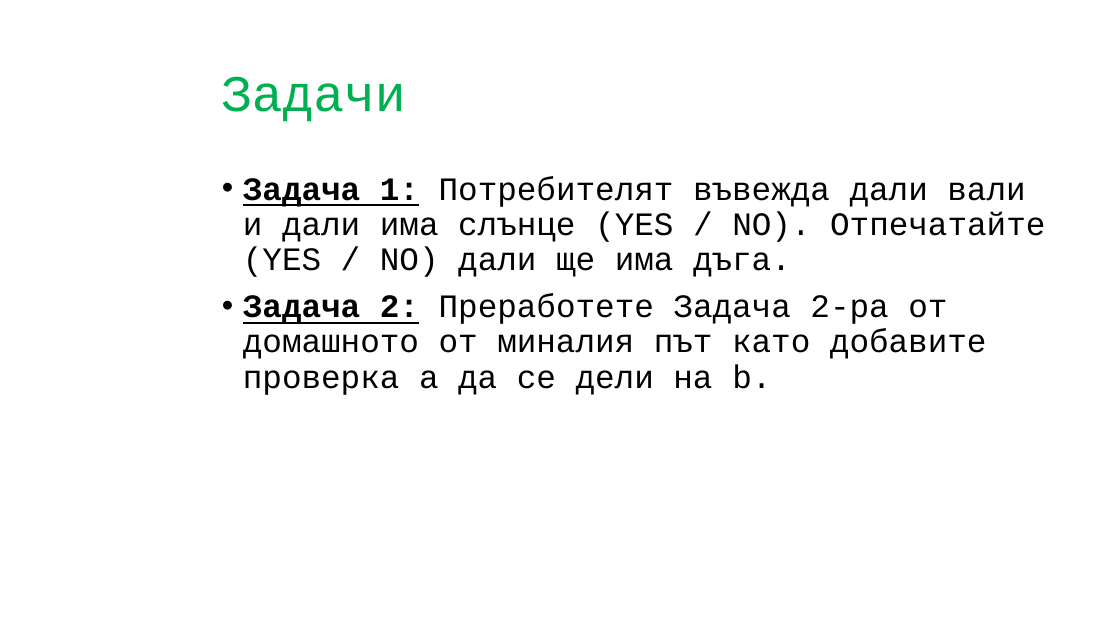
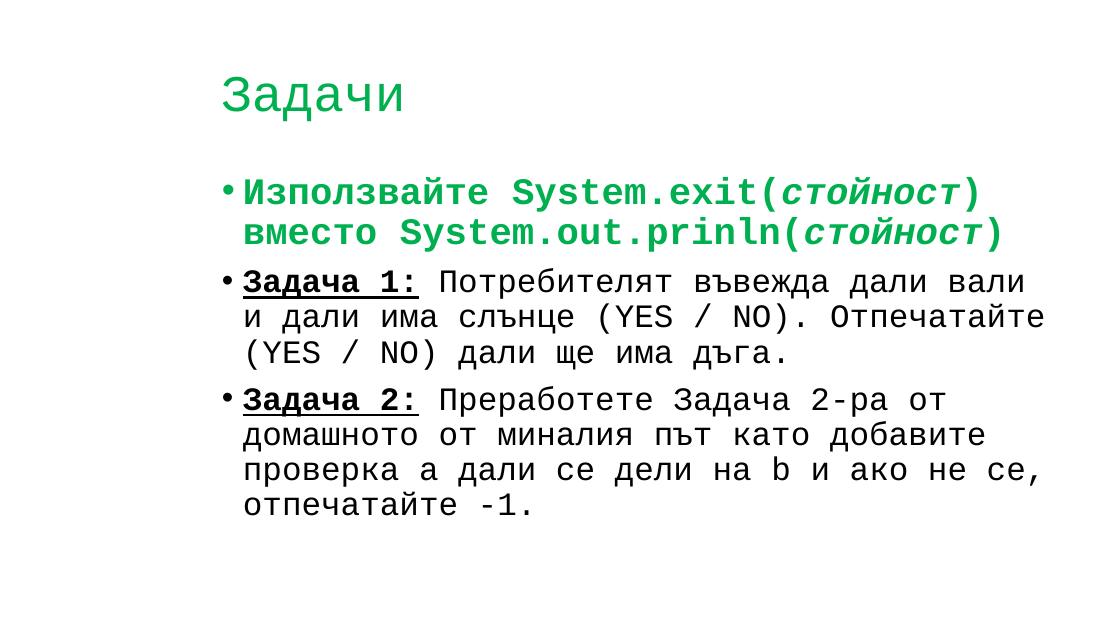
Before and after one commit to CoderDojoBulgaria/CoderDojo-2020-Autumn, a slide deck: slide 18 of Algo_Coding_Java/Presentations/Statements_and_Conditions.pptx (slide 16 before the commit). Drawn at 1120x630 pixels with LibreOffice and Linux fonts; fonts in the diff are those of the drawing; background and template pictures are left out. Boxes give left, top, right and bottom in pixels: in the first picture for what was removed or moved away, otherwise in the second. Text is boxed around its words. In the diff, an @@ line names an element or a change of style, - is before the commit and + after.

Commit message:
Add Presentation 2

```diff
--- a/Algo_Coding_Java/Presentations/Statements_and_Conditions.pptx
+++ b/Algo_Coding_Java/Presentations/Statements_and_Conditions.pptx
@@ text at box(243, 177, 1006, 252): paragraph added @@
+• Използвайте System.exit(стойност) вместо System.out.prinln(стойност)
@@ text at box(243, 386, 1046, 516): text changed @@
-• Задача 2: Преработете Задача 2-ра от домашното от миналия път като добавите проверка а да се дели на b.
+• Задача 2: Преработете Задача 2-ра от домашното от миналия път като добавите проверка а дали се дели на b и ако не се, отпечатайте -1.
```
Also in this commit, not shown: 1 other slide changed, 2 slides added.
